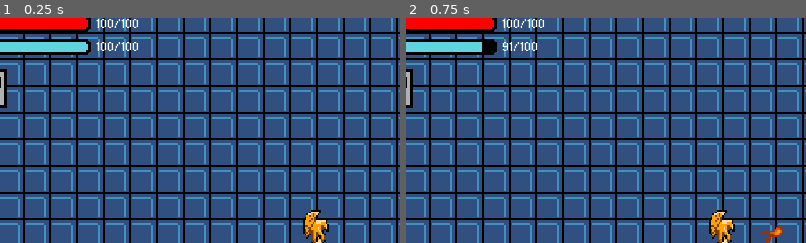
Above: before the commit, frames 1-2 (left to right).
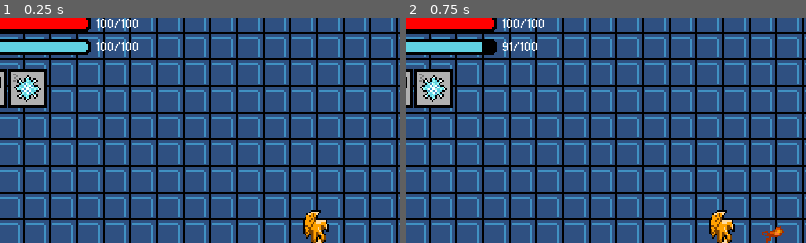
Above: after the commit, the same moments.

Repository: jonathanlin0/Theseus
Game: Godot game, scene res://Levels/Endless_Mode.tscn
Two runs of this game, one before a commit and one after it. Both use one fixed random seed, a clock stepped at 60 frames per second and the inputs below. Sound files missing from this copy of the repository are replaced by a short silence.
Inputs (mouse positions are % of the whole screen's width and height, from its top left):
- Up to frame 1 (0.25 s): no input
- Up to frame 2 (0.75 s): tap Enter at 0.5 s; move the mouse to (72, 45) at 0.52 s; hold Up (ui_up) from 0.53 s (still down); click (72, 45) at 0.6 s
The pictures show only the part of the screen within x 10-60%, y 2-52%; the shares and areas given below are measured in that part.

The runs differ from the first frame. In frame 1, 1.6% of the frame differs, in the area x 2-12%, y 22-40%; in frame 2, 1.6%.

Commit message:
ice icon

Diff:
--- a/Theseus/Characters/Player.gd
+++ b/Theseus/Characters/Player.gd
@@ -155,7 +155,7 @@
 		if master_data.selected_weapon == 2:
 			$Hotbar/Select_border.rect_position.x = 5 + 25
 		if master_data.selected_weapon == 3:
-			$Hotbar/Select_border.rect_position.x = 5 + 25 + 25
+			$Hotbar/Select_border.rect_position.x = 5 + 25 + 24
 
 		if is_multiplayer == false:
 			# chest/sign detection text logic
--- a/Theseus/Characters/Player.tscn
+++ b/Theseus/Characters/Player.tscn
@@ -37,6 +37,8 @@
 [ext_resource path="res://Characters/Sprites/theseus_walk_down_shadow.png" type="Texture" id=35]
 [ext_resource path="res://Weapons/Swords/swings_basic_left.png" type="Texture" id=36]
 [ext_resource path="res://Characters/Sprites/theseus_idle_back_shadow.png" type="Texture" id=37]
+[ext_resource path="res://Weapons/Sprites/hotbars_slot3.png" type="Texture" id=38]
+[ext_resource path="res://Weapons/Sprites/ice_icon.png" type="Texture" id=39]
 
 [sub_resource type="CapsuleShape2D" id=18]
 radius = 8.0
@@ -52,10 +54,42 @@
 atlas = ExtResource( 37 )
 region = Rect2( 0, 0, 16, 32 )
 
+[sub_resource type="AtlasTexture" id=72]
+atlas = ExtResource( 4 )
+region = Rect2( 0, 0, 16, 32 )
+
+[sub_resource type="AtlasTexture" id=73]
+atlas = ExtResource( 4 )
+region = Rect2( 16, 0, 16, 32 )
+
+[sub_resource type="AtlasTexture" id=74]
+atlas = ExtResource( 4 )
+region = Rect2( 32, 0, 16, 32 )
+
+[sub_resource type="AtlasTexture" id=75]
+atlas = ExtResource( 4 )
+region = Rect2( 48, 0, 16, 32 )
+
 [sub_resource type="AtlasTexture" id=76]
 atlas = ExtResource( 3 )
 region = Rect2( 0, 0, 16, 32 )
 
+[sub_resource type="AtlasTexture" id=63]
+atlas = ExtResource( 2 )
+region = Rect2( 0, 0, 16, 32 )
+
+[sub_resource type="AtlasTexture" id=64]
+atlas = ExtResource( 2 )
+region = Rect2( 16, 0, 16, 32 )
+
+[sub_resource type="AtlasTexture" id=65]
+atlas = ExtResource( 2 )
+region = Rect2( 32, 0, 16, 32 )
+
+[sub_resource type="AtlasTexture" id=66]
+atlas = ExtResource( 2 )
+region = Rect2( 48, 0, 16, 32 )
+
 [sub_resource type="AtlasTexture" id=233]
 atlas = ExtResource( 35 )
 region = Rect2( 0, 0, 16, 32 )
@@ -72,62 +106,30 @@
 atlas = ExtResource( 35 )
 region = Rect2( 48, 0, 16, 32 )
 
+[sub_resource type="AtlasTexture" id=67]
+atlas = ExtResource( 13 )
+region = Rect2( 0, 0, 16, 32 )
+
+[sub_resource type="AtlasTexture" id=68]
+atlas = ExtResource( 8 )
+region = Rect2( 0, 0, 16, 32 )
+
+[sub_resource type="AtlasTexture" id=69]
+atlas = ExtResource( 8 )
+region = Rect2( 16, 0, 16, 32 )
+
+[sub_resource type="AtlasTexture" id=70]
+atlas = ExtResource( 8 )
+region = Rect2( 32, 0, 16, 32 )
+
+[sub_resource type="AtlasTexture" id=71]
+atlas = ExtResource( 8 )
+region = Rect2( 48, 0, 16, 32 )
+
 [sub_resource type="AtlasTexture" id=58]
 atlas = ExtResource( 9 )
 region = Rect2( 0, 0, 16, 32 )
 
-[sub_resource type="AtlasTexture" id=67]
-atlas = ExtResource( 13 )
-region = Rect2( 0, 0, 16, 32 )
-
-[sub_resource type="AtlasTexture" id=63]
-atlas = ExtResource( 2 )
-region = Rect2( 0, 0, 16, 32 )
-
-[sub_resource type="AtlasTexture" id=64]
-atlas = ExtResource( 2 )
-region = Rect2( 16, 0, 16, 32 )
-
-[sub_resource type="AtlasTexture" id=65]
-atlas = ExtResource( 2 )
-region = Rect2( 32, 0, 16, 32 )
-
-[sub_resource type="AtlasTexture" id=66]
-atlas = ExtResource( 2 )
-region = Rect2( 48, 0, 16, 32 )
-
-[sub_resource type="AtlasTexture" id=72]
-atlas = ExtResource( 4 )
-region = Rect2( 0, 0, 16, 32 )
-
-[sub_resource type="AtlasTexture" id=73]
-atlas = ExtResource( 4 )
-region = Rect2( 16, 0, 16, 32 )
-
-[sub_resource type="AtlasTexture" id=74]
-atlas = ExtResource( 4 )
-region = Rect2( 32, 0, 16, 32 )
-
-[sub_resource type="AtlasTexture" id=75]
-atlas = ExtResource( 4 )
-region = Rect2( 48, 0, 16, 32 )
-
-[sub_resource type="AtlasTexture" id=68]
-atlas = ExtResource( 8 )
-region = Rect2( 0, 0, 16, 32 )
-
-[sub_resource type="AtlasTexture" id=69]
-atlas = ExtResource( 8 )
-region = Rect2( 16, 0, 16, 32 )
-
-[sub_resource type="AtlasTexture" id=70]
-atlas = ExtResource( 8 )
-region = Rect2( 32, 0, 16, 32 )
-
-[sub_resource type="AtlasTexture" id=71]
-atlas = ExtResource( 8 )
-region = Rect2( 48, 0, 16, 32 )
-
 [sub_resource type="AtlasTexture" id=202]
 atlas = ExtResource( 31 )
 region = Rect2( 0, 0, 500, 450 )
@@ -207,40 +209,40 @@
 "name": "idle_up",
 "speed": 5.0
 }, {
+"frames": [ SubResource( 72 ), SubResource( 73 ), SubResource( 74 ), SubResource( 75 ) ],
+"loop": true,
+"name": "run_right",
+"speed": 10.0
+}, {
 "frames": [ SubResource( 76 ) ],
 "loop": true,
 "name": "idle_right",
 "speed": 5.0
 }, {
+"frames": [ SubResource( 63 ), SubResource( 64 ), SubResource( 65 ), SubResource( 66 ) ],
+"loop": true,
+"name": "run_up",
+"speed": 10.0
+}, {
 "frames": [ SubResource( 233 ), SubResource( 234 ), SubResource( 235 ), SubResource( 236 ) ],
 "loop": true,
 "name": "run_down",
 "speed": 10.0
 }, {
+"frames": [ SubResource( 67 ) ],
+"loop": true,
+"name": "idle_down",
+"speed": 5.0
+}, {
+"frames": [ SubResource( 68 ), SubResource( 69 ), SubResource( 70 ), SubResource( 71 ) ],
+"loop": true,
+"name": "run_left",
+"speed": 10.0
+}, {
 "frames": [ SubResource( 58 ) ],
 "loop": true,
 "name": "idle_left",
 "speed": 5.0
-}, {
-"frames": [ SubResource( 67 ) ],
-"loop": true,
-"name": "idle_down",
-"speed": 5.0
-}, {
-"frames": [ SubResource( 63 ), SubResource( 64 ), SubResource( 65 ), SubResource( 66 ) ],
-"loop": true,
-"name": "run_up",
-"speed": 10.0
-}, {
-"frames": [ SubResource( 72 ), SubResource( 73 ), SubResource( 74 ), SubResource( 75 ) ],
-"loop": true,
-"name": "run_right",
-"speed": 10.0
-}, {
-"frames": [ SubResource( 68 ), SubResource( 69 ), SubResource( 70 ), SubResource( 71 ) ],
-"loop": true,
-"name": "run_left",
-"speed": 10.0
 }, {
 "frames": [ SubResource( 202 ), SubResource( 203 ), SubResource( 204 ), SubResource( 205 ), SubResource( 206 ), SubReso …(254 unchanged characters)…
 "loop": true,
@@ -300,6 +302,58 @@
 atlas = ExtResource( 34 )
 region = Rect2( 6600, 0, 550, 350 )
 
+[sub_resource type="AtlasTexture" id=181]
+atlas = ExtResource( 29 )
+region = Rect2( 0, 0, 550, 350 )
+
+[sub_resource type="AtlasTexture" id=182]
+atlas = ExtResource( 29 )
+region = Rect2( 550, 0, 550, 350 )
+
+[sub_resource type="AtlasTexture" id=183]
+atlas = ExtResource( 29 )
+region = Rect2( 1100, 0, 550, 350 )
+
+[sub_resource type="AtlasTexture" id=184]
+atlas = ExtResource( 29 )
+region = Rect2( 1650, 0, 550, 350 )
+
+[sub_resource type="AtlasTexture" id=185]
+atlas = ExtResource( 29 )
+region = Rect2( 2200, 0, 550, 350 )
+
+[sub_resource type="AtlasTexture" id=186]
+atlas = ExtResource( 29 )
+region = Rect2( 2750, 0, 550, 350 )
+
+[sub_resource type="AtlasTexture" id=187]
+atlas = ExtResource( 29 )
+region = Rect2( 3300, 0, 550, 350 )
+
+[sub_resource type="AtlasTexture" id=188]
+atlas = ExtResource( 29 )
+region = Rect2( 3850, 0, 550, 350 )
+
+[sub_resource type="AtlasTexture" id=189]
+atlas = ExtResource( 29 )
+region = Rect2( 4400, 0, 550, 350 )
+
+[sub_resource type="AtlasTexture" id=190]
+atlas = ExtResource( 29 )
+region = Rect2( 4950, 0, 550, 350 )
+
+[sub_resource type="AtlasTexture" id=191]
+atlas = ExtResource( 29 )
+region = Rect2( 5500, 0, 550, 350 )
+
+[sub_resource type="AtlasTexture" id=192]
+atlas = ExtResource( 29 )
+region = Rect2( 6050, 0, 550, 350 )
+
+[sub_resource type="AtlasTexture" id=193]
+atlas = ExtResource( 29 )
+region = Rect2( 6600, 0, 550, 350 )
+
 [sub_resource type="AtlasTexture" id=194]
 atlas = ExtResource( 30 )
 region = Rect2( 0, 0, 550, 350 )
@@ -388,64 +442,17 @@
 atlas = ExtResource( 28 )
 region = Rect2( 0, 0, 120, 67 )
 
-[sub_resource type="AtlasTexture" id=181]
-atlas = ExtResource( 29 )
-region = Rect2( 0, 0, 550, 350 )
-
-[sub_resource type="AtlasTexture" id=182]
-atlas = ExtResource( 29 )
-region = Rect2( 550, 0, 550, 350 )
-
-[sub_resource type="AtlasTexture" id=183]
-atlas = ExtResource( 29 )
-region = Rect2( 1100, 0, 550, 350 )
-
-[sub_resource type="AtlasTexture" id=184]
-atlas = ExtResource( 29 )
-region = Rect2( 1650, 0, 550, 350 )
-
-[sub_resource type="AtlasTexture" id=185]
-atlas = ExtResource( 29 )
-region = Rect2( 2200, 0, 550, 350 )
-
-[sub_resource type="AtlasTexture" id=186]
-atlas = ExtResource( 29 )
-region = Rect2( 2750, 0, 550, 350 )
-
-[sub_resource type="AtlasTexture" id=187]
-atlas = ExtResource( 29 )
-region = Rect2( 3300, 0, 550, 350 )
-
-[sub_resource type="AtlasTexture" id=188]
-atlas = ExtResource( 29 )
-region = Rect2( 3850, 0, 550, 350 )
-
-[sub_resource type="AtlasTexture" id=189]
-atlas = ExtResource( 29 )
-region = Rect2( 4400, 0, 550, 350 )
-
-[sub_resource type="AtlasTexture" id=190]
-atlas = ExtResource( 29 )
-region = Rect2( 4950, 0, 550, 350 )
-
-[sub_resource type="AtlasTexture" id=191]
-atlas = ExtResource( 29 )
-region = Rect2( 5500, 0, 550, 350 )
-
-[sub_resource type="AtlasTexture" id=192]
-atlas = ExtResource( 29 )
-region = Rect2( 6050, 0, 550, 350 )
-
-[sub_resource type="AtlasTexture" id=193]
-atlas = ExtResource( 29 )
-region = Rect2( 6600, 0, 550, 350 )
-
 [sub_resource type="SpriteFrames" id=119]
 animations = [ {
 "frames": [ SubResource( 220 ), SubResource( 221 ), SubResource( 222 ), SubResource( 223 ), SubResource( 224 ), SubResource( 225 ), SubResource( 226 ), SubResource( 227 ), SubResource( 228 ), SubResource( 229 ), SubResource( 230 ), SubResource( 231 ), SubResource( 232 ) ],
 "loop": true,
 "name": "stage1",
 "speed": 12.0
+}, {
+"frames": [ SubResource( 181 ), SubResource( 182 ), SubResource( 183 ), SubResource( 184 ), SubResource( 185 ), SubResource( 186 ), SubResource( 187 ), SubResource( 188 ), SubResource( 189 ), SubResource( 190 ), SubResource( 191 ), SubResource( 192 ), SubResource( 193 ) ],
+"loop": true,
+"name": "stage2",
+"speed": 10.0
 }, {
 "frames": [ SubResource( 194 ), SubResource( 195 ), SubResource( 196 ), SubResource( 197 ), SubResource( 198 ), SubResource( 199 ), SubResource( 200 ), SubResource( 201 ) ],
 "loop": true,
@@ -461,11 +468,6 @@
 "loop": false,
 "name": "blank",
 "speed": 1.0
-}, {
-"frames": [ SubResource( 181 ), SubResource( 182 ), SubResource( 183 ), SubResource( 184 ), SubResource( 185 ), SubResource( 186 ), SubResource( 187 ), SubResource( 188 ), SubResource( 189 ), SubResource( 190 ), SubResource( 191 ), SubResource( 192 ), SubResource( 193 ) ],
-"loop": true,
-"name": "stage2",
-"speed": 10.0
 } ]
 
 [sub_resource type="ShaderMaterial" id=105]
@@ -474,6 +476,30 @@
 shader_param/flash_color = Color( 1, 1, 1, 1 )
 shader_param/flash_modifier = 0.0
 
+[sub_resource type="AtlasTexture" id=95]
+atlas = ExtResource( 7 )
+region = Rect2( 96, 0, 96, 96 )
+
+[sub_resource type="AtlasTexture" id=84]
+atlas = ExtResource( 7 )
+region = Rect2( 192, 0, 96, 96 )
+
+[sub_resource type="AtlasTexture" id=85]
+atlas = ExtResource( 7 )
+region = Rect2( 288, 0, 96, 96 )
+
+[sub_resource type="AtlasTexture" id=96]
+atlas = ExtResource( 11 )
+region = Rect2( 96, 0, 96, 96 )
+
+[sub_resource type="AtlasTexture" id=93]
+atlas = ExtResource( 11 )
+region = Rect2( 192, 0, 96, 96 )
+
+[sub_resource type="AtlasTexture" id=94]
+atlas = ExtResource( 11 )
+region = Rect2( 288, 0, 96, 96 )
+
 [sub_resource type="AtlasTexture" id=237]
 atlas = ExtResource( 36 )
 region = Rect2( 192, 0, 96, 96 )
@@ -490,32 +516,18 @@
 atlas = ExtResource( 12 )
 region = Rect2( 288, 0, 96, 96 )
 
-[sub_resource type="AtlasTexture" id=96]
-atlas = ExtResource( 11 )
-region = Rect2( 96, 0, 96, 96 )
-
-[sub_resource type="AtlasTexture" id=93]
-atlas = ExtResource( 11 )
-region = Rect2( 192, 0, 96, 96 )
-
-[sub_resource type="AtlasTexture" id=94]
-atlas = ExtResource( 11 )
-region = Rect2( 288, 0, 96, 96 )
-
-[sub_resource type="AtlasTexture" id=95]
-atlas = ExtResource( 7 )
-region = Rect2( 96, 0, 96, 96 )
-
-[sub_resource type="AtlasTexture" id=84]
-atlas = ExtResource( 7 )
-region = Rect2( 192, 0, 96, 96 )
-
-[sub_resource type="AtlasTexture" id=85]
-atlas = ExtResource( 7 )
-region = Rect2( 288, 0, 96, 96 )
-
 [sub_resource type="SpriteFrames" id=24]
 animations = [ {
+"frames": [ SubResource( 95 ), SubResource( 84 ), SubResource( 85 ) ],
+"loop": true,
+"name": "down",
+"speed": 8.0
+}, {
+"frames": [ SubResource( 96 ), SubResource( 93 ), SubResource( 94 ) ],
+"loop": true,
+"name": "up",
+"speed": 8.0
+}, {
 "frames": [ SubResource( 237 ), SubResource( 238 ) ],
 "loop": true,
 "name": "left",
@@ -524,16 +536,6 @@
 "frames": [ SubResource( 90 ), SubResource( 91 ) ],
 "loop": true,
 "name": "right",
-"speed": 8.0
-}, {
-"frames": [ SubResource( 96 ), SubResource( 93 ), SubResource( 94 ) ],
-"loop": true,
-"name": "up",
-"speed": 8.0
-}, {
-"frames": [ SubResource( 95 ), SubResource( 84 ), SubResource( 85 ) ],
-"loop": true,
-"name": "down",
 "speed": 8.0
 } ]
 
@@ -578,7 +580,7 @@
 material = SubResource( 104 )
 frames = SubResource( 17 )
 animation = "run_down"
-frame = 2
+frame = 1
 playing = true
 
 [node name="Player_Camera" type="Camera2D" parent="."]
@@ -601,7 +603,6 @@
 scale = Vector2( 0.697917, 0.708333 )
 frames = SubResource( 24 )
 animation = "left"
-frame = 1
 playing = true
 
 [node name="SwordSwingAreas" type="Position2D" parent="."]
@@ -720,6 +721,16 @@
 "_edit_use_anchors_": false
 }
 
+[node name="Slot3" type="TextureRect" parent="Hotbar"]
+margin_left = 54.0
+margin_top = 36.0
+margin_right = 94.0
+margin_bottom = 76.0
+texture = ExtResource( 38 )
+__meta__ = {
+"_edit_use_anchors_": false
+}
+
 [node name="Fire_animation" type="Sprite" parent="Hotbar"]
 position = Vector2( 19, 50 )
 texture = ExtResource( 20 )
@@ -727,6 +738,10 @@
 [node name="lightning_animation" type="Sprite" parent="Hotbar"]
 position = Vector2( 43, 49 )
 texture = ExtResource( 21 )
+
+[node name="ice_animation" type="Sprite" parent="Hotbar"]
+position = Vector2( 67, 49 )
+texture = ExtResource( 39 )
 
 [node name="Select_border" type="TextureRect" parent="Hotbar"]
 margin_left = 5.0
@@ -739,6 +754,7 @@
 }
 
 [node name="Weapon_Holder" type="Position2D" parent="."]
+visible = false
 position = Vector2( 0, 4 )
 
 [node name="ManaRecharge" type="Timer" parent="."]
@@ -799,6 +815,7 @@
 [node name="Text_Delay" type="Timer" parent="Object_Hints"]
 
 [node name="Music" type="Position2D" parent="."]
+visible = false
 
 [node name="stage_music" type="AudioStreamPlayer2D" parent="Music"]
 stream = ExtResource( 32 )
@@ -811,11 +828,13 @@
 enabled = true
 
 [node name="Enemy_Vision_Area" type="Area2D" parent="."]
+visible = false
 
 [node name="CollisionShape2D" type="CollisionShape2D" parent="Enemy_Vision_Area"]
 shape = SubResource( 240 )
 
 [node name="Enemy_Vision_RayShape" type="Area2D" parent="."]
+visible = false
 
 [node name="CollisionShape2D" type="CollisionShape2D" parent="Enemy_Vision_RayShape"]
 shape = SubResource( 241 )
Not shown: 1 places in Theseus/Characters/Player.tscn that only renumber resources
Binary file added: Theseus/Weapons/Sprites/hotbars_slot3.png
Not shown, added: Theseus/Weapons/Sprites/hotbars_slot3.png.import
Binary file changed: Theseus/Weapons/Sprites/ice_icon.png
Not shown, changed: .DS_Store
Not shown, changed: Theseus/.DS_Store
Not shown, changed: Theseus/Characters/.DS_Store
Not shown, added: Theseus/Menu/.DS_Store
Not shown, changed: Theseus/Misc/.DS_Store
Not shown, changed: Theseus/Weapons/.DS_Store
